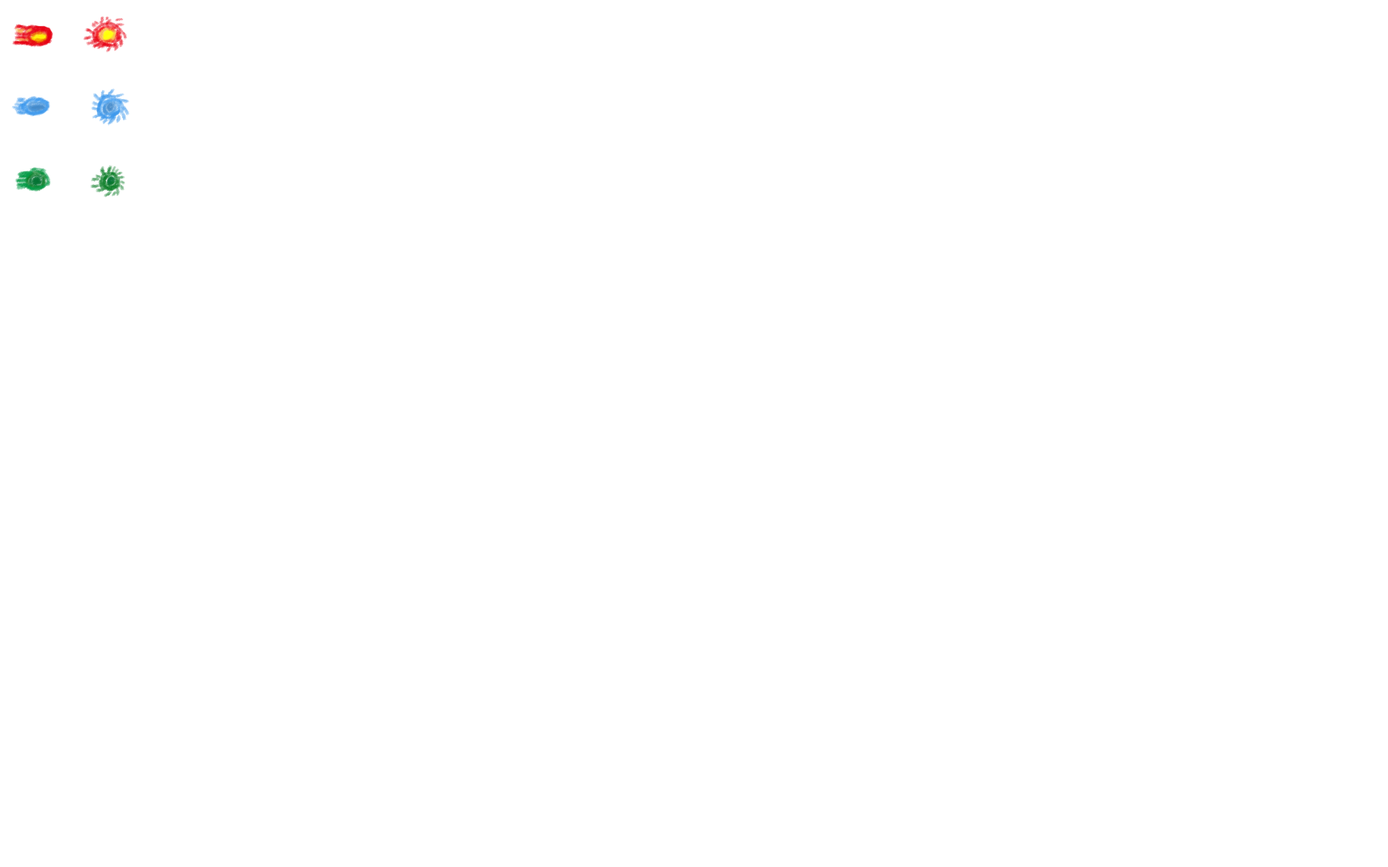
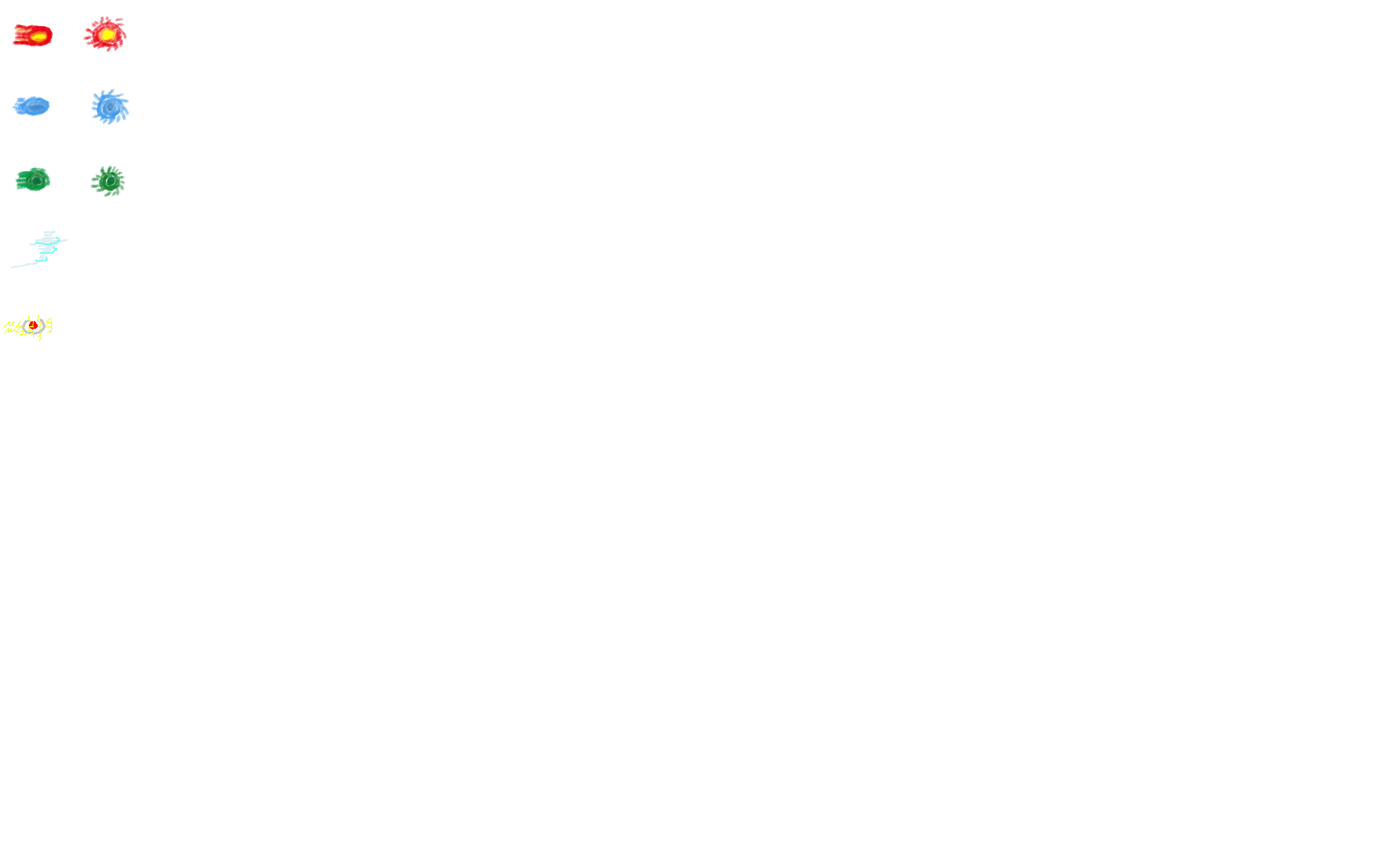
Revision of a layered w=1388, h=867 image; what changed, layer by layer:
added layer "图层 3" above "图层 2" over [15,315,53,342]
added layer "图层 2" above "图层 1" over [4,320,38,334]
painted on "图层 1" over [10,230,68,269]
